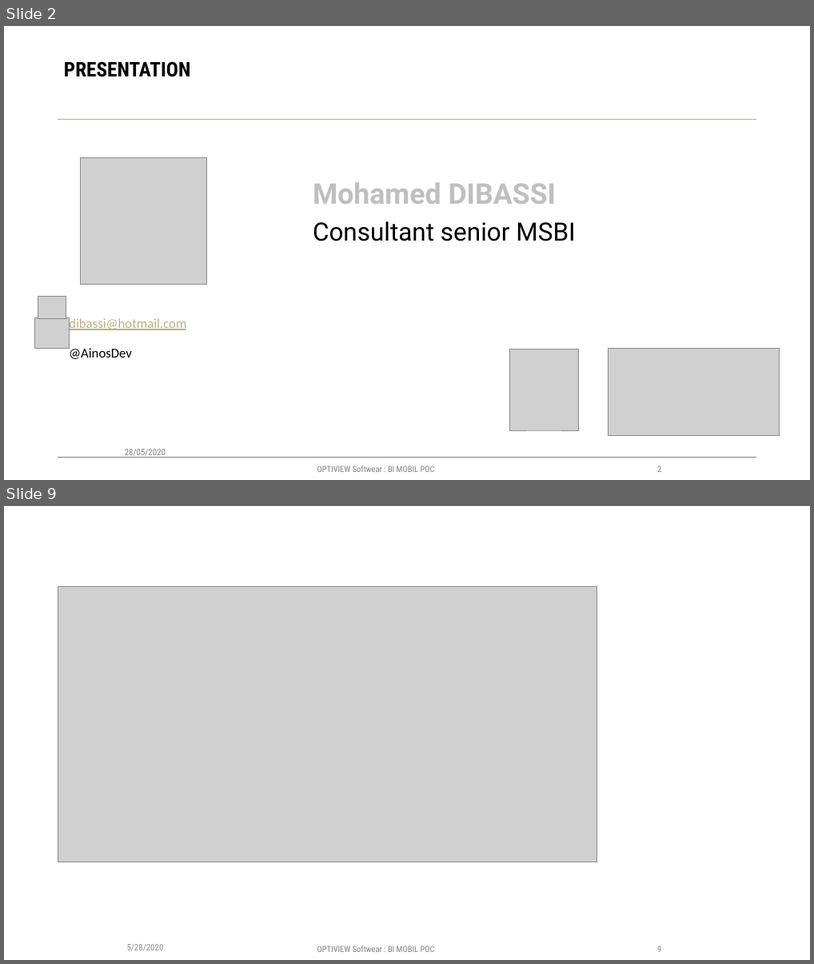
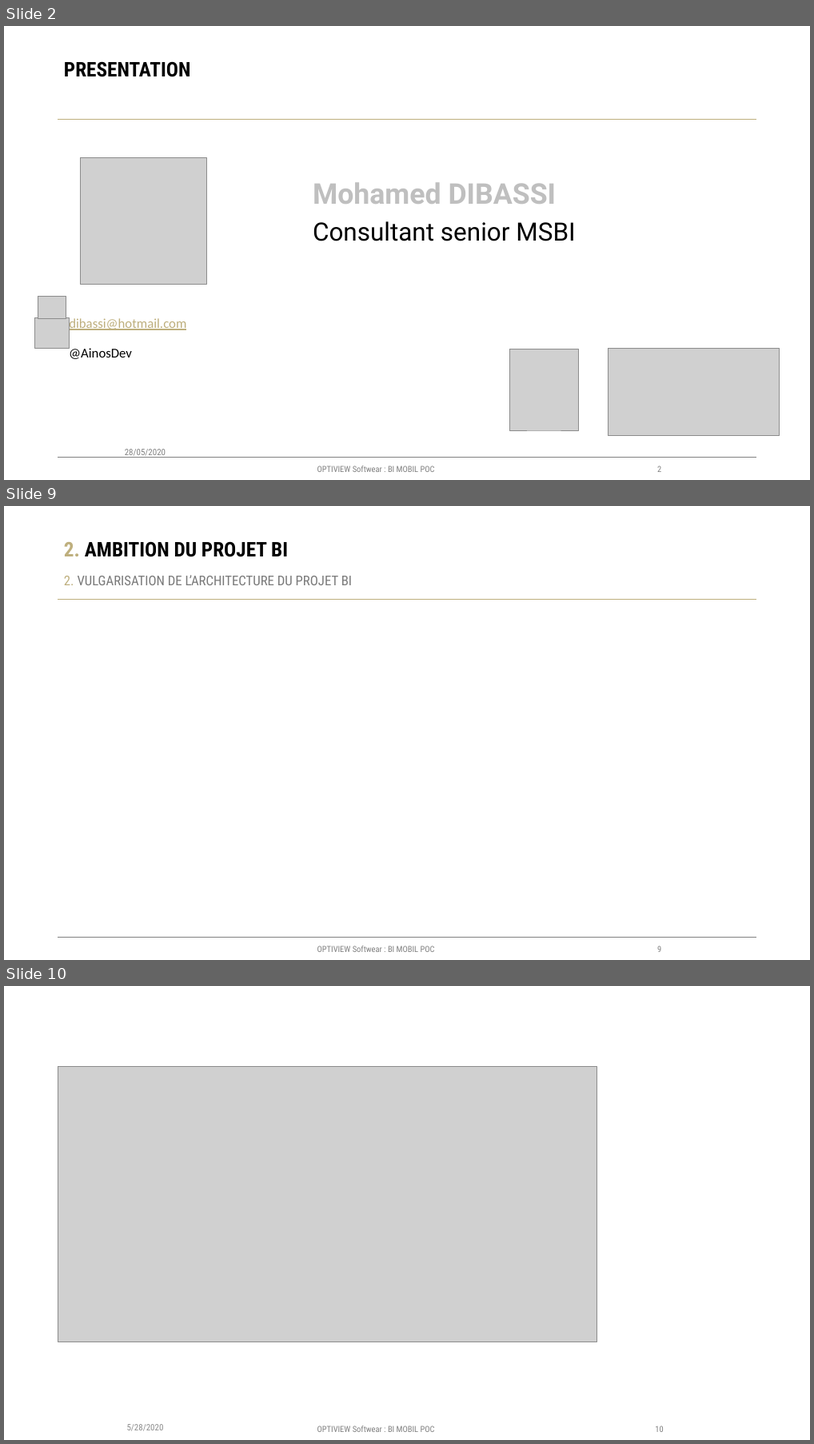
Before and after one commit to DIBASSI/ZEUS, a slide deck: Documentation/CHAPITRE 01 - Livret d'acceuille.pptx. Shown one above the other, each under a label of ours: slides 2 and 9 before the commit, slides 2, 9 and 10 after it; the slides between them are not shown. The pictures are 814x964 and 814x1444 pixels, drawn with LibreOffice and Linux fonts; fonts in the diff are those of the drawing; grey boxes stand for pictures; background and template pictures are left out. Boxes give left, top, right and bottom in pixels: in the first picture for what was removed or moved away, otherwise in the second. Text is boxed around its words. In the diff, an @@ line names an element or a change of style, - is before the commit and + after.

```diff
--- a/Documentation/CHAPITRE 01 - Livret d'acceuille.pptx
+++ b/Documentation/CHAPITRE 01 - Livret d'acceuille.pptx
@@ slide 9 added at box(4, 506, 810, 960), background #FFFFFF; not listed: 5 template elements that a slide beside it also shows @@
@@ title added at box(64, 542, 288, 557), 24 pt, text #000000, bold @@
+2. AMBITION DU PROJET BI
@@ text added at box(64, 575, 352, 585), 16 pt, text #797979 @@
+2. VULGARISATION DE L’ARCHITECTURE DU PROJET BI
@@ what was slide 9 is now slide 10 @@
@@ page number at box(655, 1425, 663, 1432): text changed @@
-9
+10
```
Also in this commit, not shown: 4 slides changed, 2 other slides added, 2 slides removed.
